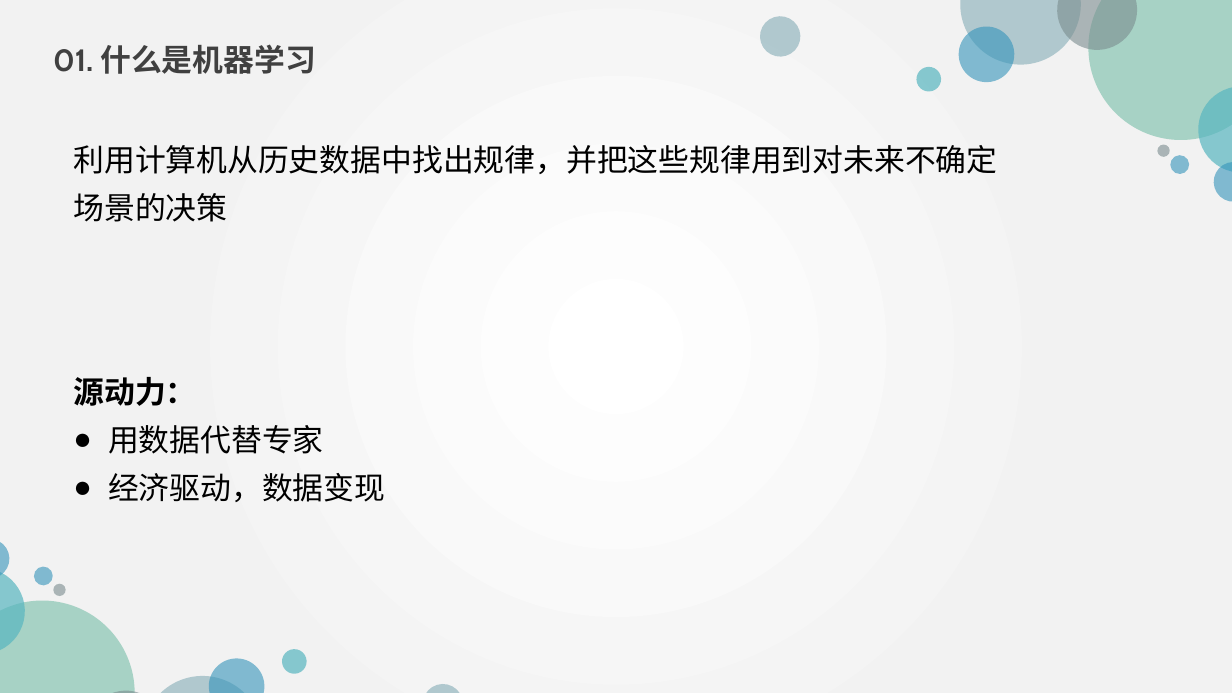
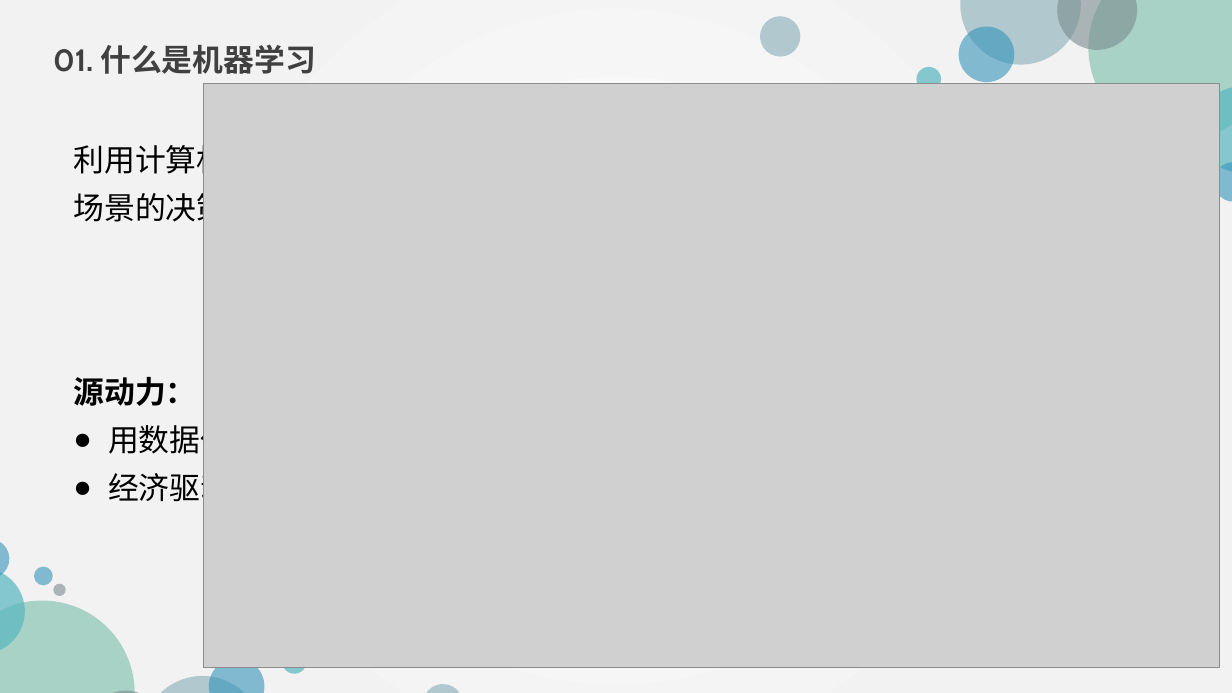
Before and after one commit to sunchenguang/machineLearning, a slide deck: slide 3 of 机器学习.pptx. Drawn at 1232x693 pixels with LibreOffice and Linux fonts; fonts in the diff are those of the drawing; grey boxes stand for pictures. Boxes give left, top, right and bottom in pixels: in the first picture for what was removed or moved away, otherwise in the second. Text is boxed around its words. In the diff, an @@ line names an element or a change of style, - is before the commit and + after.

Commit message:
update: update ppt

```diff
--- a/机器学习.pptx
+++ b/机器学习.pptx
@@ picture added at <box>203,83,1220,667</box> @@
@@ text "利用计算机从历史数据中找出规律，并把这些规律用到对未来不确定场景的决策" at <box>73,140,997,228</box>: text colour #000000 to #FF0000 in "利用计算机从历史数据中找出规律，并把这些规律用到对未来不确定场景的决策" @@
@@ ellipse removed at <box>1158,144,1170,156</box> @@
@@ ellipse removed at <box>1171,155,1190,174</box> @@
```
Also in this commit, not shown: 1 slide added, 1 other file.
